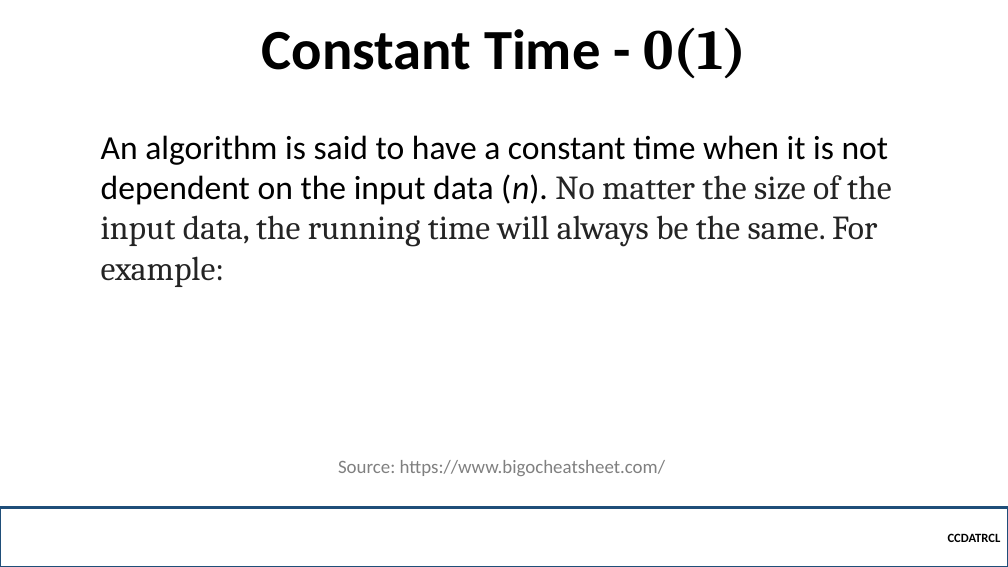
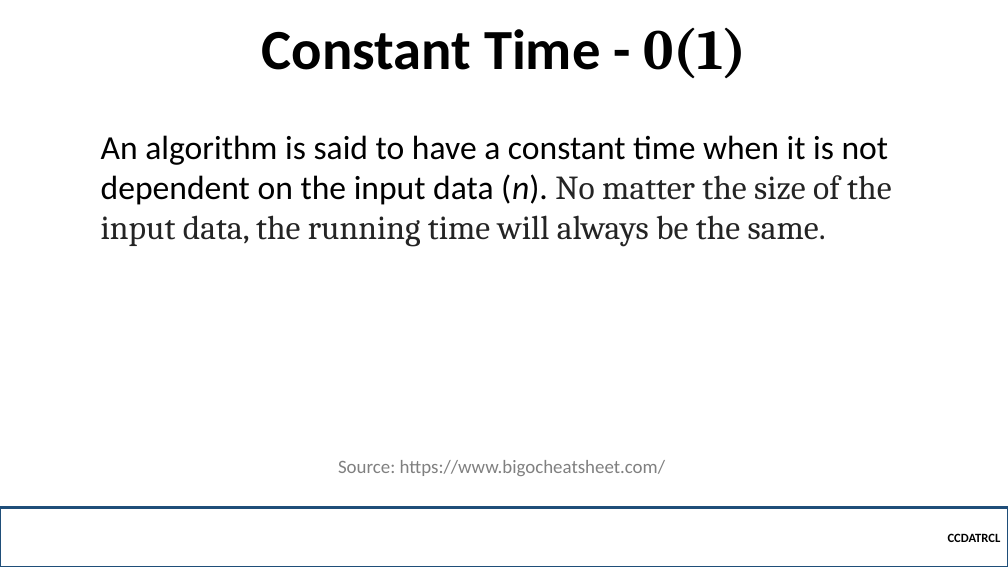
Before and after one commit to robitussin/CCDATRCL, a slide deck: slide 10 of 5 - Sorting Algorithms/Computational Complexity.pptx. Drawn at 1008x567 pixels with LibreOffice and Linux fonts; fonts in the diff are those of the drawing; background and template pictures are left out. Boxes give left, top, right and bottom in pixels: in the first picture for what was removed or moved away, otherwise in the second. Text is boxed around its words. In the diff, an @@ line names an element or a change of style, - is before the commit and + after.

```diff
--- a/5 - Sorting Algorithms/Computational Complexity.pptx
+++ b/5 - Sorting Algorithms/Computational Complexity.pptx
@@ text at [101,135,891,247]: text changed; font Cambria to Calibri; text colour #242424 to #000000 @@
-An algorithm is said to have a constant time when it is not dependent on the input data (n). No matter the size of the input data, the running time will always be the same. For example:
+An algorithm is said to have a constant time when it is not dependent on the input data (n). No matter the size of the input data, the running time will always be the same.
```
Also in this commit, not shown: 7 other slides changed, 4 other files.
